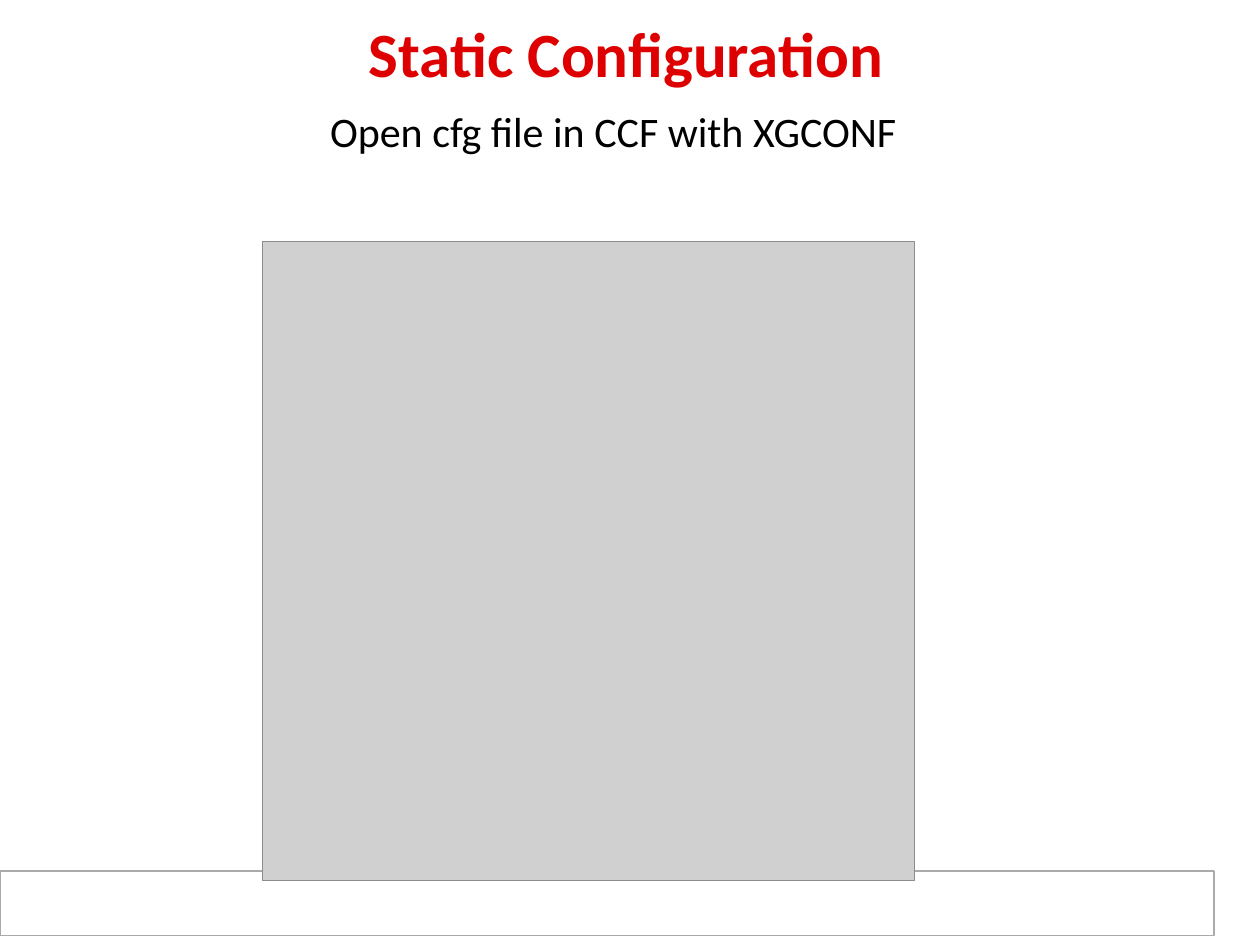
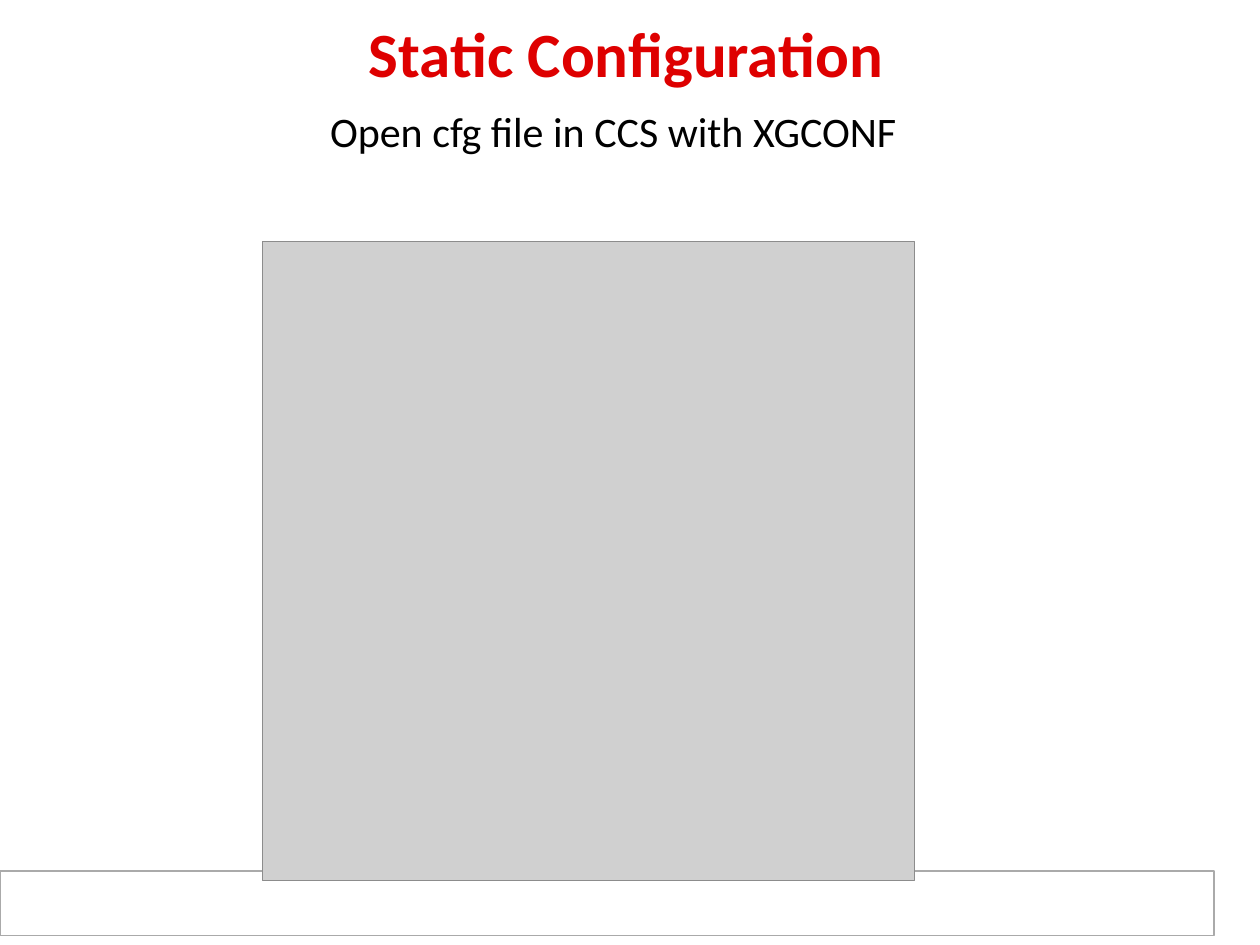
Before and after one commit to hari1989/keystone-workshop, a slide deck: slide 65 of preliminary/ipcForTI_RTOS_Internal.pptx (slide 66 before the commit). Drawn at 1260x945 pixels with LibreOffice and Linux fonts; fonts in the diff are those of the drawing; grey boxes stand for pictures; background and template pictures are left out. Boxes give left, top, right and bottom in pixels: in the first picture for what was removed or moved away, otherwise in the second. Text is boxed around its words. In the diff, an @@ line names an element or a change of style, - is before the commit and + after.

```diff
--- a/preliminary/ipcForTI_RTOS_Internal.pptx
+++ b/preliminary/ipcForTI_RTOS_Internal.pptx
@@ text at (x1=330, y1=117, x2=896, y2=155): text changed @@
-Open cfg file in CCF with XGCONF
+Open cfg file in CCS with XGCONF
```
Also in this commit, not shown: 18 other slides changed, 1 slide removed.
